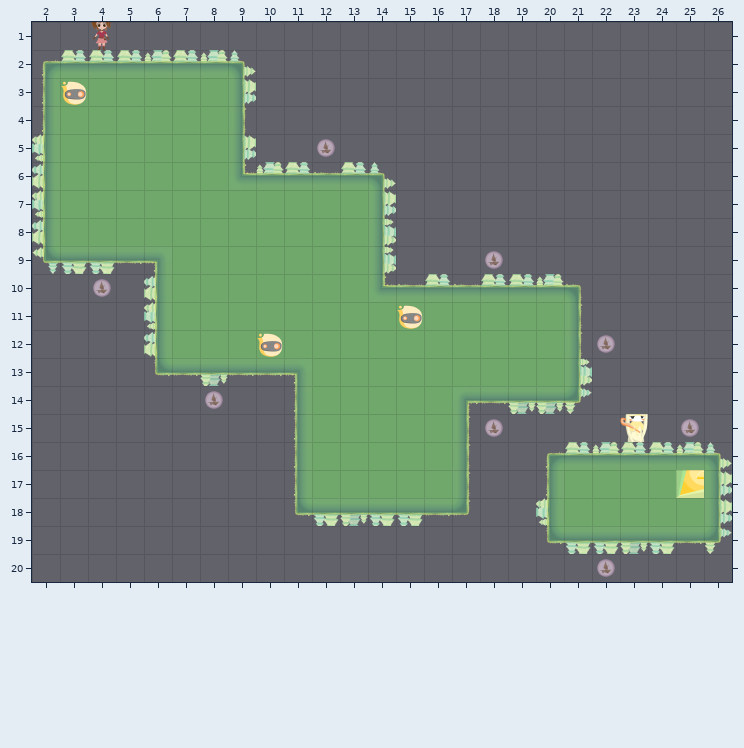
Two states of a Tiled map, LibGDX/core/assets/Levels/level8.tmx. This is how it looked before the edit.
Cells are 128x128 px. Shown: x 2..26, y 1..20.
After:
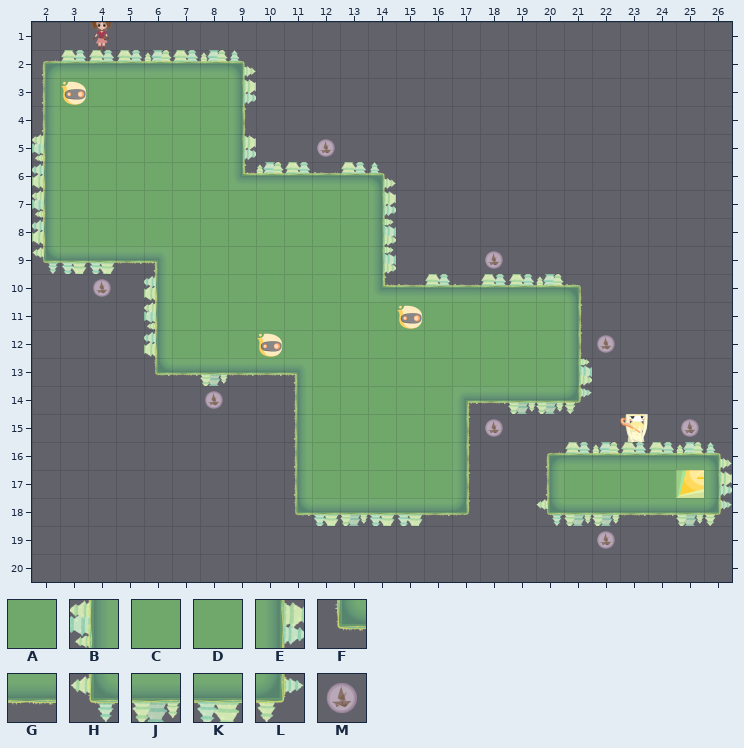
Key: from "newTile": A 19, B 22, C 23, D 24, E 25, F 27, G 28, H 40, J 41, K 42, L 43, M 67 "ship".
_ is an empty cell.
Diff:
Layer "Ground":
Tile D becomes tile G in row 18 at x 23 to 24.
Tile B becomes tile H in row 18 at x 20.
Tile A becomes tile J in row 18 at x 25.
Tile C becomes tile J in row 18 at x 22.
Tile D becomes tile J in row 18 at x 21.
Tile E becomes tile L in row 18 at x 26.
The edit erases tile F in row 19 at x 20.
The edit erases tile G in row 19 at x 25.
The edit erases tile J in row 19 at x 23.
The edit erases tile K in row 19 at x 21 to 22 and 24.
The edit erases tile L in row 19 at x 26.
Layer "Object":
The author put tile M in row 19 at x 22.
The edit erases tile M in row 20 at x 22.
